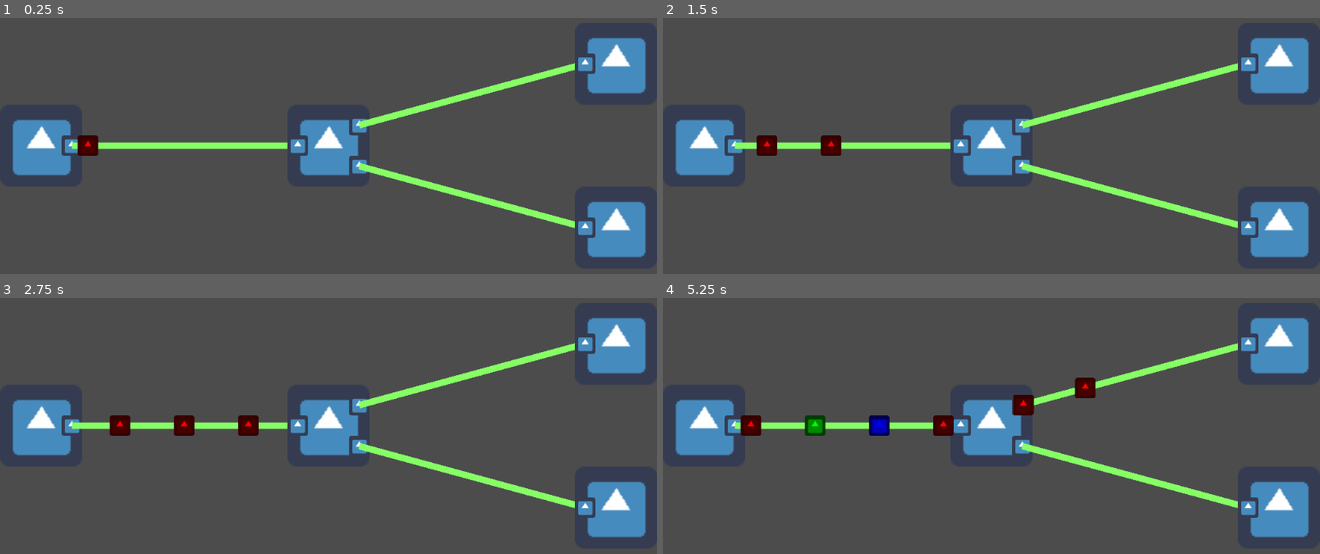
Above: before the commit, frames 1-4 (two rows, left to right).
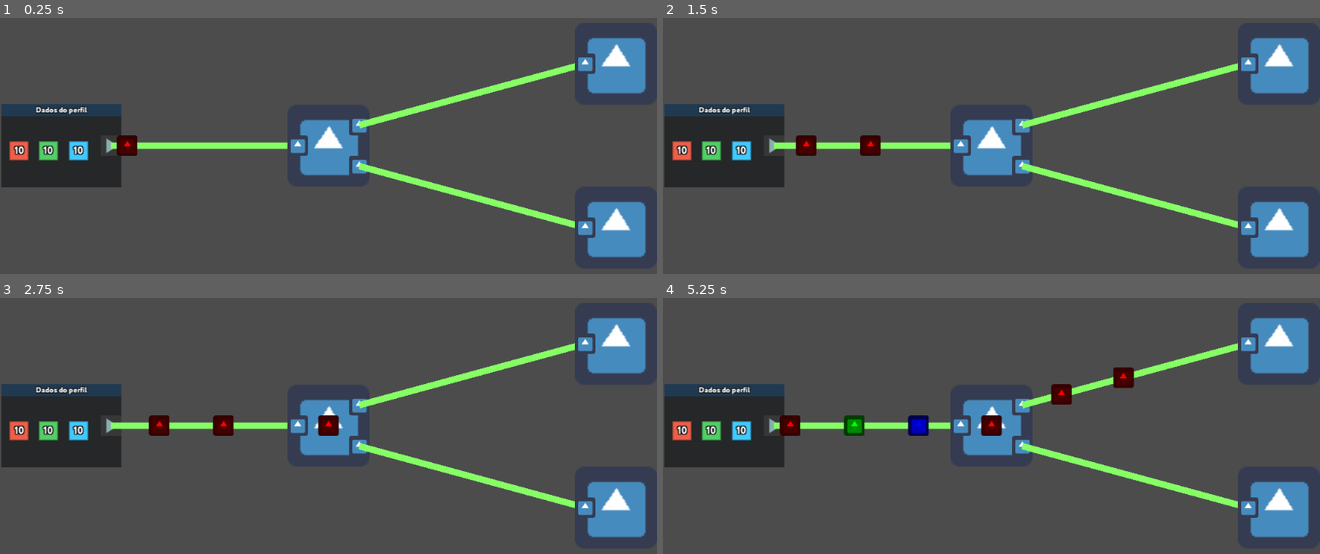
Above: after the commit, the same moments.

Repository: susankizawa/pi-jogos-logicos
Game: Godot game, scene res://Main.tscn
Same seed, same stepped clock (60 frames per second), same inputs: the game is played once before the commit and once after it. The engine's default icon, where the game draws it, is replaced by a stand-in: a white triangle on a blue panel in a dark square.
Inputs (mouse positions are in pixels of both pictures, inside the frame that each line leads up to):
- Up to frame 1 (0.25 s): no input
- Up to frame 2 (1.5 s): tap Enter (ui_accept) at 0.5 s; drag from (991, 146) to (702, 146) at 0.52 s; drag from (860, 151) to (702, 146) at 1.27 s
- Up to frame 3 (2.75 s): move the mouse to (394, 328) at 2.02 s; tap Enter (ui_accept) at 2.1 s; click (394, 328) at 2.17 s
- Up to frame 4 (5.25 s): drag from (958, 490) to (735, 426) at 2.77 s; move the mouse to (1188, 469) at 3.52 s; tap Enter (ui_accept) at 3.6, 3.77, 4.07, 5.1 s; click (1188, 469) at 3.67 s; drag from (794, 354) to (991, 426) at 4.27 s; move the mouse to (1024, 413) at 5.02 s; click (1024, 413) at 5.17 s

The runs differ from the first frame. In frame 1, 5.6% of the frame differs, in the area x 0-21%, y 33-67%; in frame 2, 6.2%; in frame 3, 6.8%; in frame 4, 8.1%, in the area x 0-72%, y 26-67%.

Commit message:
Vitória programada e alguns gráficos adicionados
Quando o número mínimo de dados e a precisão exigida são atendidas, a variável passado da saída fica verdadeira;
Quando ambas as saídas tem passado = verdadeiro, o jogo pausa e as informações das saídas são escritas no output.

Diff:
--- a/Cenas/Entrada.tscn
+++ b/Cenas/Entrada.tscn
@@ -1,11 +1,12 @@
-[gd_scene load_steps=6 format=2]
+[gd_scene load_steps=7 format=2]
 
-[ext_resource path="res://icon.png" type="Texture" id=1]
+[ext_resource path="res://Texturas/entrada.png" type="Texture" id=1]
 [ext_resource path="res://Cenas/Scripts/SaidaNoh.gd" type="Script" id=2]
 [ext_resource path="res://Cenas/Scripts/Entrada.gd" type="Script" id=3]
+[ext_resource path="res://Texturas/saida_entrada_noh.png" type="Texture" id=4]
 
 [sub_resource type="RectangleShape2D" id=1]
-extents = Vector2( 64, 64 )
+extents = Vector2( 93.4648, 64.9821 )
 
 [sub_resource type="RectangleShape2D" id=2]
 extents = Vector2( 16, 16 )
@@ -17,19 +18,20 @@
 one_shot = true
 
 [node name="Sprite" type="Sprite" parent="."]
-scale = Vector2( 2, 2 )
 texture = ExtResource( 1 )
 
 [node name="CollisionShape2D" type="CollisionShape2D" parent="."]
+position = Vector2( 0.0273438, -0.0304298 )
 shape = SubResource( 1 )
 
 [node name="Saida" type="Area2D" parent="."]
-position = Vector2( 48, 0 )
+position = Vector2( 77.4682, 0 )
 script = ExtResource( 2 )
 
 [node name="Sprite" type="Sprite" parent="Saida"]
-scale = Vector2( 0.5, 0.5 )
-texture = ExtResource( 1 )
+position = Vector2( -7.15256e-07, 1.19209e-06 )
+scale = Vector2( 1.14286, 1.14286 )
+texture = ExtResource( 4 )
 
 [node name="CollisionShape2D" type="CollisionShape2D" parent="Saida"]
 shape = SubResource( 2 )
--- a/Cenas/Scripts/Saida.gd
+++ b/Cenas/Scripts/Saida.gd
@@ -1,30 +1,60 @@
 extends Area2D
 
+
+# Variáveis exportáveis
+export(int, 1, 100) var num_min_dados = 10
+
+export(bool) var exige_vermelho = false
+export(bool) var exige_verde = false
+export(bool) var exige_azul = false
+
+export(float, 0, 1) var precisao_min = 1
 
 # Variáveis
 var dados = [] # Dados armazenados
 
 # Quantidade de dados de cada propriedade que estão armazenados na saída
-var quant_vermelhos = 0
-var quant_verdes = 0
-var quant_azuis = 0
+var quantidade = [0, 0, 0, 0] # quantidade[0] = quantidade total de dados recebidos, quantidade[1] = quantidade de dados vermelhos, quantidade[2] = quantidade de dados verdes e quantidade[3] = quantidade de dados azuis
+
+var precisao = 0.0
+
+var passado = false
 
 # Chamado quando o nó (godot) entra na árvore de cena pela primeira vez.
 func _ready():
 	pass
 
 # Chamado a cada frame. 'delta' é o tempo que passou desde a última frame.
-#func _process(delta):
-#	pass
+func _process(delta):
+	if quantidade[0] >= num_min_dados and precisao >= precisao_min:
+		if !passado:
+			passado = true
 
 func _on_Entrada_body_entered(body):
 	if body.is_in_group("dado"):
 		# Adiciona ao vetor de dados armazenados o dado que entrar em contato com a entrada
 		dados.append(body.propriedade)
 
-		quant_vermelhos = dados.count("Vermelho")	# Conta quantos dados vermelhos tem armazenados
-		quant_verdes = dados.count("Verde")			# Conta quantos dados verdes tem armazenados
-		quant_azuis = dados.count("Azul")			# Conta quantos dados azuis tem armazenados
+		atualizar()
 
 		# Deleta o dado que entrar em contato com este nó (self)
 		body.queue_free()
+
+func atualizar():
+	quantidade[0] = dados.size()
+	quantidade[1] = dados.count("Vermelho")
+	quantidade[2] = dados.count("Verde")
+	quantidade[3] = dados.count("Azul")
+
+	var dados_certos = 0
+
+	if exige_vermelho:
+		dados_certos += quantidade[1]
+
+	if exige_verde:
+		dados_certos += quantidade[2]
+
+	if exige_azul:
+		dados_certos+= quantidade[3]
+
+	precisao = dados_certos / quantidade[0]
--- a/Main.gd
+++ b/Main.gd
@@ -4,6 +4,7 @@
 # Variáveis
 
 # Saidas
+onready var entrada = get_node("Entrada")
 onready var saida1 = get_node("Saida1")
 onready var saida2 = get_node("Saida2")
 
@@ -15,15 +16,24 @@
 
 # Chamado a cada frame. 'delta' é o tempo que passou desde a última frame.
 func _process(_delta):
-	# Escreve no Output as informações das saídas quando espaço ou enter são apertados (outras teclas também pode ser usadas, precisa verificar no Input Map)
-	if Input.is_action_just_pressed("ui_accept"):
-		print("Saída 1")
-		print("Vermelhos: ", saida1.quant_vermelhos)
-		print("Verdes: ", saida1.quant_verdes)
-		print("Azuis: ", saida1.quant_azuis)
-		print("")
-		print("Saída 2")
-		print("Vermelhos: ", saida2.quant_vermelhos)
-		print("Verdes: ", saida2.quant_verdes)
-		print("Azuis: ", saida2.quant_azuis)
-		print("")
+	if saida1.passado and saida2.passado:
+		vitoria()
+
+
+func vitoria():
+	get_tree().paused = true
+
+	print(saida1.name)
+	print("Dados recebidos: ", saida1.quantidade[0])
+	print("Vermelhos: ", saida1.quantidade[1])
+	print("Verdes: ", saida1.quantidade[2])
+	print("Azuis: ", saida1.quantidade[3])
+	print("Precisão: ", saida1.precisao * 100, "%")
+	print("")
+	print(saida2.name)
+	print("Dados recebidos: ", saida2.quantidade[0])
+	print("Vermelhos: ", saida2.quantidade[1])
+	print("Verdes: ", saida2.quantidade[2])
+	print("Azuis: ", saida2.quantidade[3])
+	print("Precisão: ", saida2.precisao * 100, "%")
+	print("")
--- a/Main.tscn
+++ b/Main.tscn
@@ -9,7 +9,7 @@
 script = ExtResource( 2 )
 
 [node name="Entrada" parent="." instance=ExtResource( 1 )]
-position = Vector2( 64, 320 )
+position = Vector2( 96, 320 )
 
 [node name="Saida" parent="Entrada" index="3"]
 entrada_conectada_caminho = NodePath("../../ArvoreDeDecisaoCor/Entrada")
@@ -26,9 +26,15 @@
 
 [node name="Saida1" parent="." instance=ExtResource( 4 )]
 position = Vector2( 960, 192 )
+num_min_dados = 12
+exige_vermelho = true
+exige_verde = true
 
 [node name="Saida2" parent="." instance=ExtResource( 4 )]
 position = Vector2( 960, 448 )
+num_min_dados = 12
+exige_verde = true
+exige_azul = true
 
 [editable path="Entrada"]
 [editable path="ArvoreDeDecisaoCor"]
Binary file added: Texturas/entrada.png
Not shown, added: Texturas/entrada.png.import
Binary file added: Texturas/saida_entrada_noh.png
Not shown, added: Texturas/saida_entrada_noh.png.import
